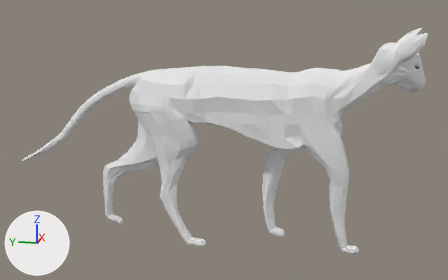
What one commit did to the Blender file Projet/Projet/3DAnimation/model/cat_walk_1.blend.
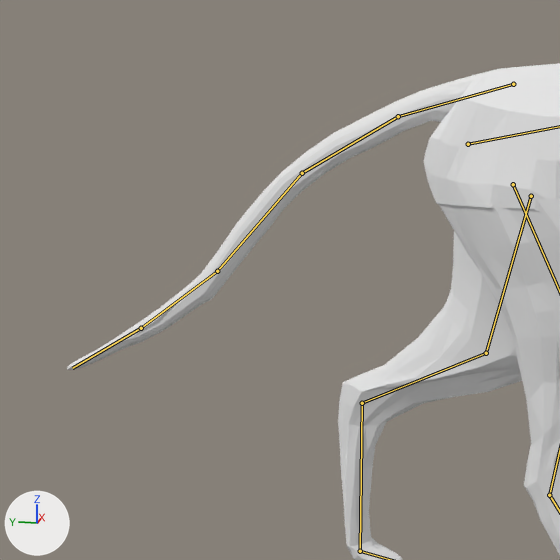
There are two pictures of each version: one whole from a camera (50 mm lens) standing at (-17.07, -3.12, 7.21) and looking at (-0.03, 0.28, 2.95), one close up on the part from 0% to 38% of the width and 18% to 78% of the height. The axes (+X, +Y, +Z) are drawn at lower left. The lights are the same throughout. Both versions are drawn at the pose saved in each file; the numbers are the values there. The bones that bend it are drawn over the model as lines in the close-ups.

The first close-up shows 'cat'.
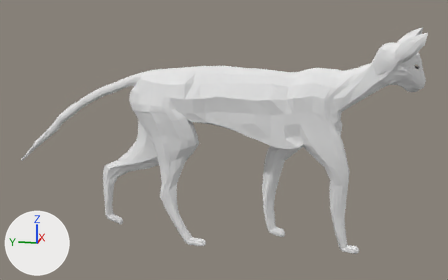
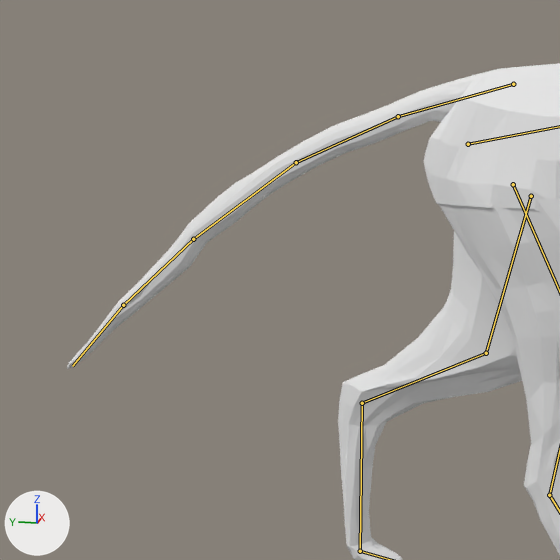
Boxes (x1, y1, x2, y2) around the edits, measured in the close-ups (560 x 560 px):
'cat', posed: (67, 63, 560, 560) in both
bone 'queue2', root to tip: before (398, 116) to (302, 173); after (398, 116) to (296, 162)
bone 'queue3', root to tip: before (302, 173) to (217, 271); after (296, 162) to (193, 239)
bone 'queue4', root to tip: before (217, 271) to (141, 328); after (193, 239) to (123, 305)
bone 'queue5', root to tip: before (141, 328) to (72, 368); after (123, 305) to (72, 366)

What changed in the scene script:
```text
Change bone_queue2:
    where bone_queue2 = bpy.data.objects['Armature'].pose.bones['queue2']  # child of 'queue1'
    bone_queue2.rotation_quaternion: (1.0, 0.0, 0.0, 0.0) -> (1.0, 0.05, 0.0, 0.0)  # degrees (0, 0, 0) -> degrees (6, 0, 0)
Change bone_queue3:
    where bone_queue3 = bpy.data.objects['Armature'].pose.bones['queue3']  # child of 'queue2'
    bone_queue3.rotation_quaternion: (1.0, 0.0, 0.0, 0.0) -> (1.0, 0.05, 0.0, 0.0)  # degrees (0, 0, 0) -> degrees (6, 0, 0)
Change bone_queue4:
    where bone_queue4 = bpy.data.objects['Armature'].pose.bones['queue4']  # child of 'queue3'
    bone_queue4.rotation_quaternion: (1.0, 0.0, 0.0, 0.0) -> (1.0, -0.15, 0.0, 0.0)  # degrees (0, 0, 0) -> degrees (-17, 0, 0)
Change bone_queue5:
    where bone_queue5 = bpy.data.objects['Armature'].pose.bones['queue5']  # child of 'queue4'
    bone_queue5.rotation_quaternion: (1.0, 0.0, 0.0, 0.0) -> (1.0, -0.1, 0.0, 0.0)  # degrees (0, 0, 0) -> degrees (-11, 0, 0)
```
